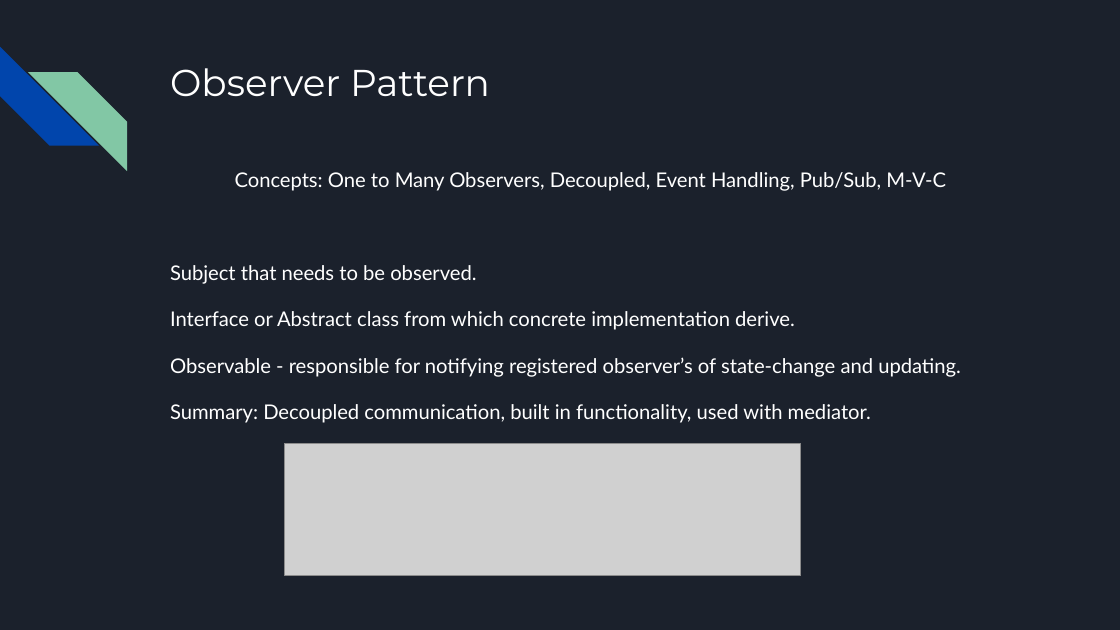
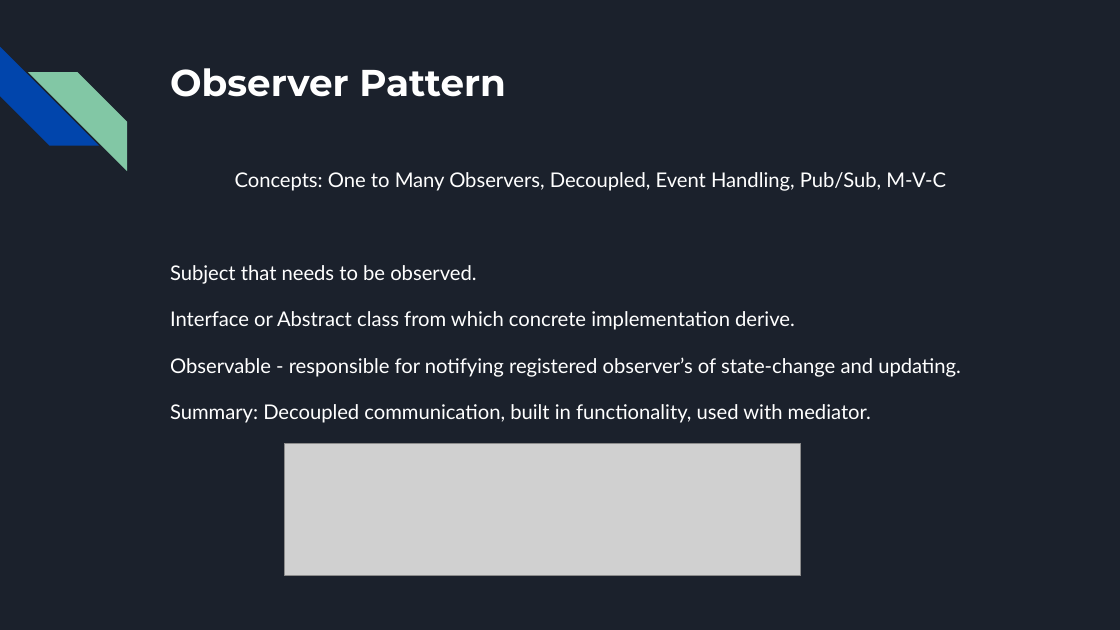
Before and after one commit to ZCW-Java8-0/DesigningPatterns, a slide deck: slide 14 of Design Patterns.pptx (slide 16 before the commit). Drawn at 1120x630 pixels with LibreOffice and Linux fonts; fonts in the diff are those of the drawing; grey boxes stand for pictures. Boxes give left, top, right and bottom in pixels: in the first picture for what was removed or moved away, otherwise in the second. Text is boxed around its words. In the diff, an @@ line names an element or a change of style, - is before the commit and + after.

```diff
--- a/Design Patterns.pptx
+++ b/Design Patterns.pptx
@@ title "Observer Pattern" at (170, 68, 506, 97): bold on @@
```
Also in this commit, not shown: 13 other slides changed, 1 slide added, 3 slides removed.
